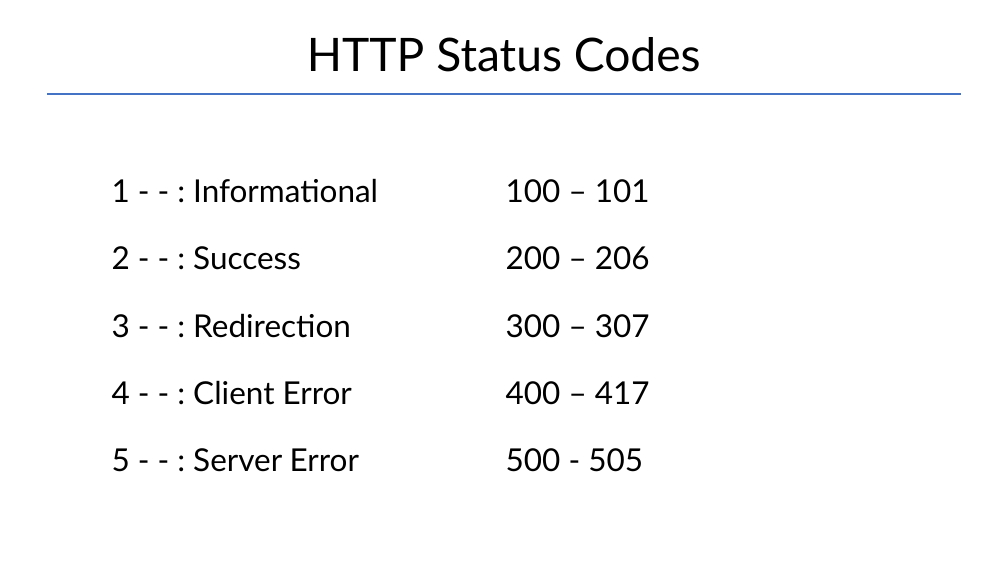
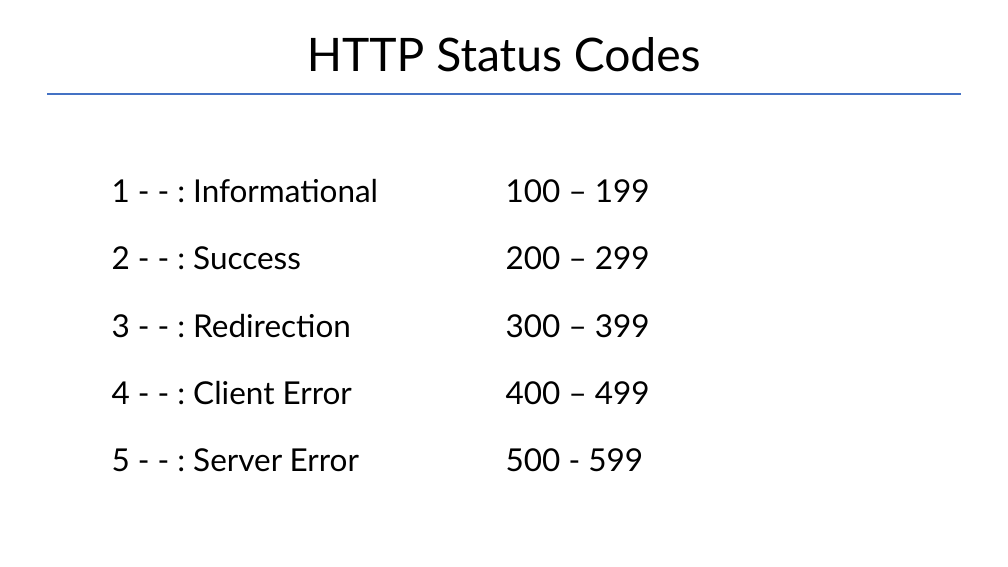
Before and after one commit to Garnik94/Levelup_presentations, a slide deck: slide 13 of Http/Http_presentation.pptx (slide 14 before the commit). Drawn at 1008x567 pixels with LibreOffice and Linux fonts; fonts in the diff are those of the drawing. Boxes give left, top, right and bottom in pixels: in the first picture for what was removed or moved away, otherwise in the second. Text is boxed around its words. In the diff, an @@ line names an element or a change of style, - is before the commit and + after.

```diff
--- a/Http/Http_presentation.pptx
+++ b/Http/Http_presentation.pptx
@@ text at (x1=506, y1=179, x2=650, y2=472): text changed @@
-100 – 101
-200 – 206
-300 – 307
-400 – 417
-500 - 505
+100 – 199
+200 – 299
+300 – 399
+400 – 499
+500 - 599
```
Also in this commit, not shown: 4 other slides changed, 2 slides removed, 2 other files.
